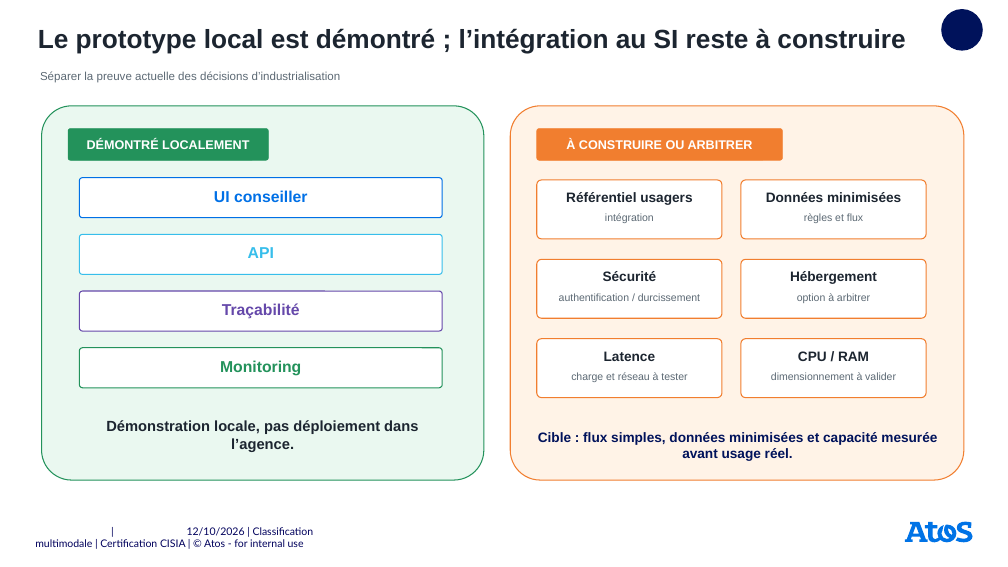
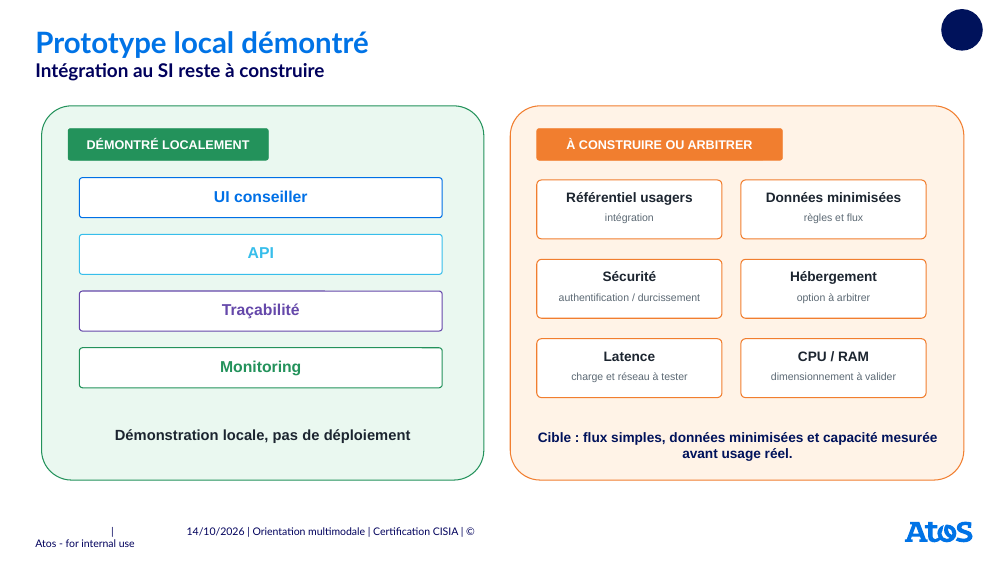
Before and after one commit to userZku/multimodal-classification, a slide deck: slide 30 of reports/soutenance/presentation-certification-atos-v2.pptx (slide 23 before the commit). Drawn at 1008x567 pixels with LibreOffice and Linux fonts; fonts in the diff are those of the drawing. Boxes give left, top, right and bottom in pixels: in the first picture for what was removed or moved away, otherwise in the second. Text is boxed around its words. In the diff, an @@ line names an element or a change of style, - is before the commit and + after.

```diff
--- a/reports/soutenance/presentation-certification-atos-v2.pptx
+++ b/reports/soutenance/presentation-certification-atos-v2.pptx
@@ title added at [35, 31, 368, 58], 28 pt, text #0073E6, bold @@
+Prototype local démontré
@@ text at [35, 63, 324, 81]: text changed; size 25 to 18 pt; font Arial to Lato; text colour #1C2530 to #00005C @@
-Le prototype local est démontré ; l’intégration au SI reste à construire
+Intégration au SI reste à construire
@@ text removed at [40, 71, 341, 83] @@
-Séparer la preuve actuelle des décisions d’industrialisation
@@ text at [115, 429, 411, 443]: text changed @@
-Démonstration locale, pas déploiement dans l’agence.
+Démonstration locale, pas de déploiement
@@ text at [187, 527, 459, 536]: text changed @@
-| 12/10/2026 | Classification multimodale | Certification CISIA | © Atos - for internal use
+| 14/10/2026 | Orientation multimodale | Certification CISIA | © Atos - for internal use
```
Also in this commit, not shown: 21 other slides changed, 9 slides added, 2 slides removed, 17 other files.
